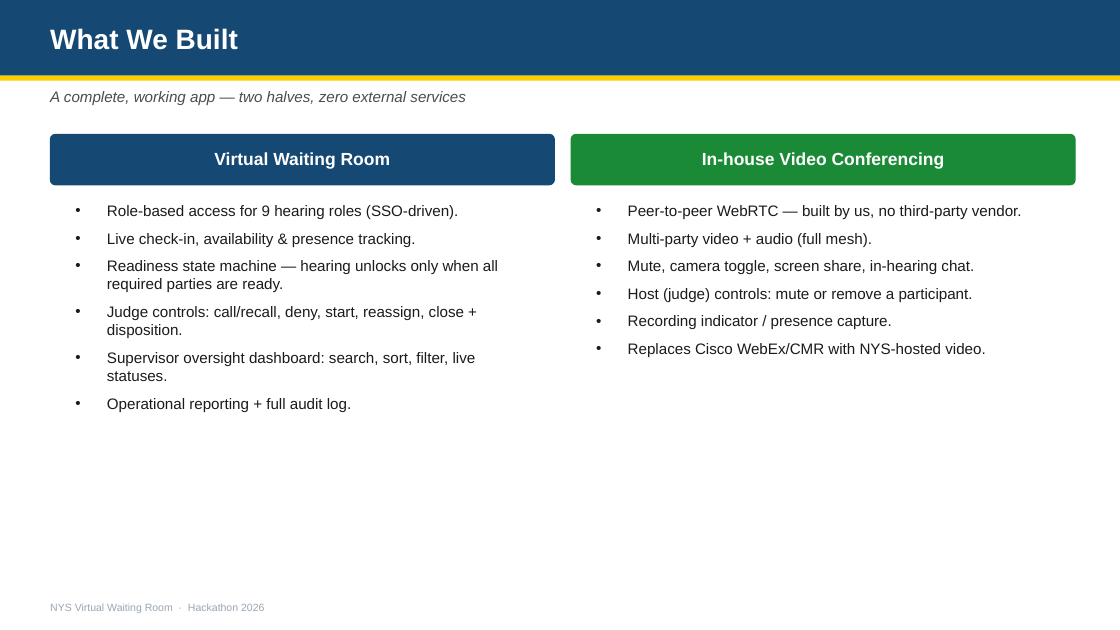
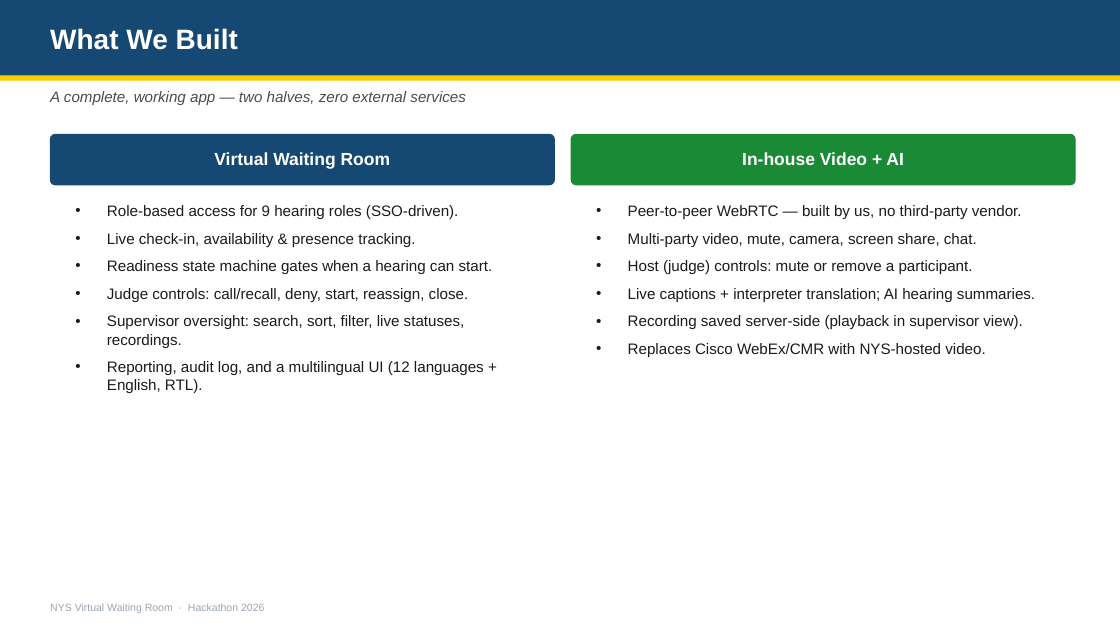
Before and after one commit to senugala46/nys-virtual-waiting-room, a slide deck: slide 3 of VWR-Pitch-Deck.pptx. Drawn at 1120x630 pixels with LibreOffice and Linux fonts; fonts in the diff are those of the drawing. Boxes give left, top, right and bottom in pixels: in the first picture for what was removed or moved away, otherwise in the second. Text is boxed around its words. In the diff, an @@ line names an element or a change of style, - is before the commit and + after.

```diff
--- a/VWR-Pitch-Deck.pptx
+++ b/VWR-Pitch-Deck.pptx
@@ text in rounded rectangle at (742, 152, 903, 165): text changed @@
-In-house Video Conferencing
+In-house Video + AI
@@ text at (628, 233, 977, 247): text changed @@
-• Multi-party video + audio (full mesh).
-• Mute, camera toggle, screen share, in-hearing chat.
+• Multi-party video, mute, camera, screen share, chat.
@@ text at (107, 260, 493, 393): text changed @@
-• Readiness state machine — hearing unlocks only when all required parties are ready.
-• Judge controls: call/recall, deny, start, reassign, close + disposition.
-• Supervisor oversight dashboard: search, sort, filter, live statuses.
-• Operational reporting + full audit log.
+• Readiness state machine gates when a hearing can start.
+• Judge controls: call/recall, deny, start, reassign, close.
+• Supervisor oversight: search, sort, filter, live statuses, recordings.
+• Reporting, audit log, and a multilingual UI (12 languages + English, RTL).
@@ text at (628, 288, 1035, 329): text changed @@
-• Recording indicator / presence capture.
+• Live captions + interpreter translation; AI hearing summaries.
+• Recording saved server-side (playback in supervisor view).
```
Also in this commit, not shown: 3 other slides changed, 1 other file.
